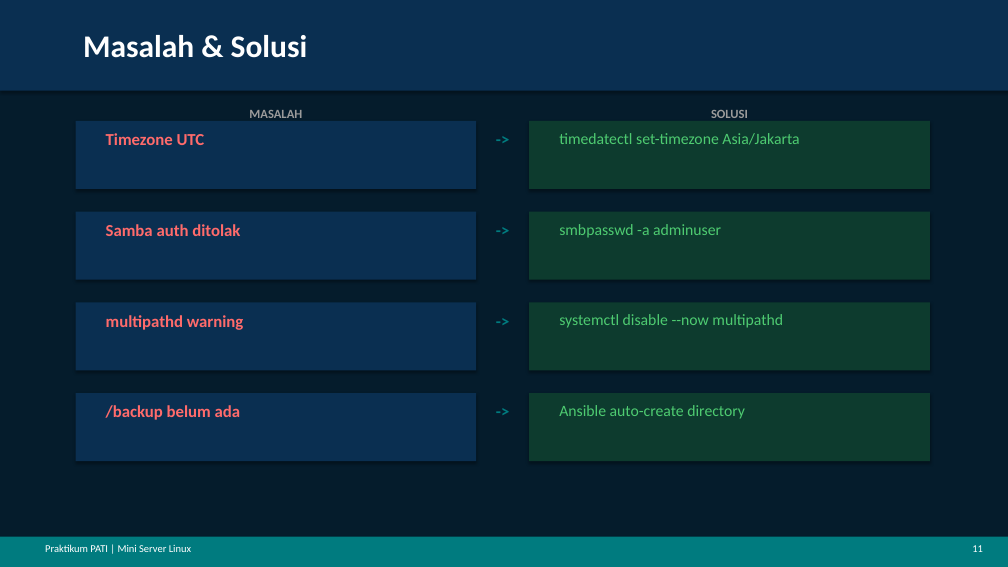
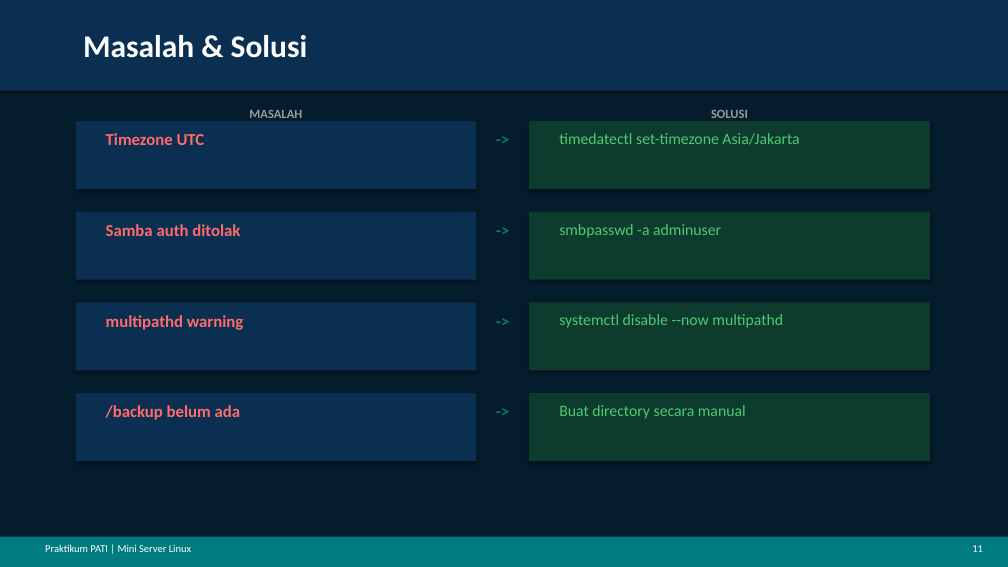
Before and after one commit to Elvand-Lie/SysAdmin-Works, a slide deck: slide 11 of Presentasi_SysAdmin_McKinsey.pptx. Drawn at 1008x567 pixels with LibreOffice and Linux fonts; fonts in the diff are those of the drawing. Boxes give left, top, right and bottom in pixels: in the first picture for what was removed or moved away, otherwise in the second. Text is boxed around its words. In the diff, an @@ line names an element or a change of style, - is before the commit and + after.

Commit message:
Remove AI formatting symbols and Ansible references

```diff
--- a/Presentasi_SysAdmin_McKinsey.pptx
+++ b/Presentasi_SysAdmin_McKinsey.pptx
@@ text at (x1=559, y1=405, x2=746, y2=419): text changed @@
-Ansible auto-create directory
+Buat directory secara manual
```
Also in this commit, not shown: 3 other slides changed, 2 other files.
